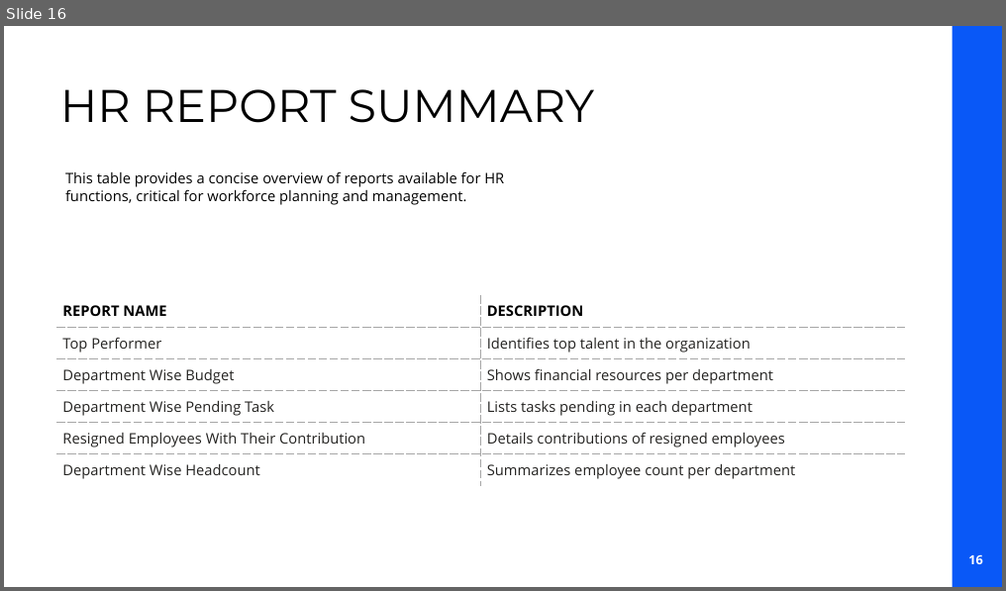
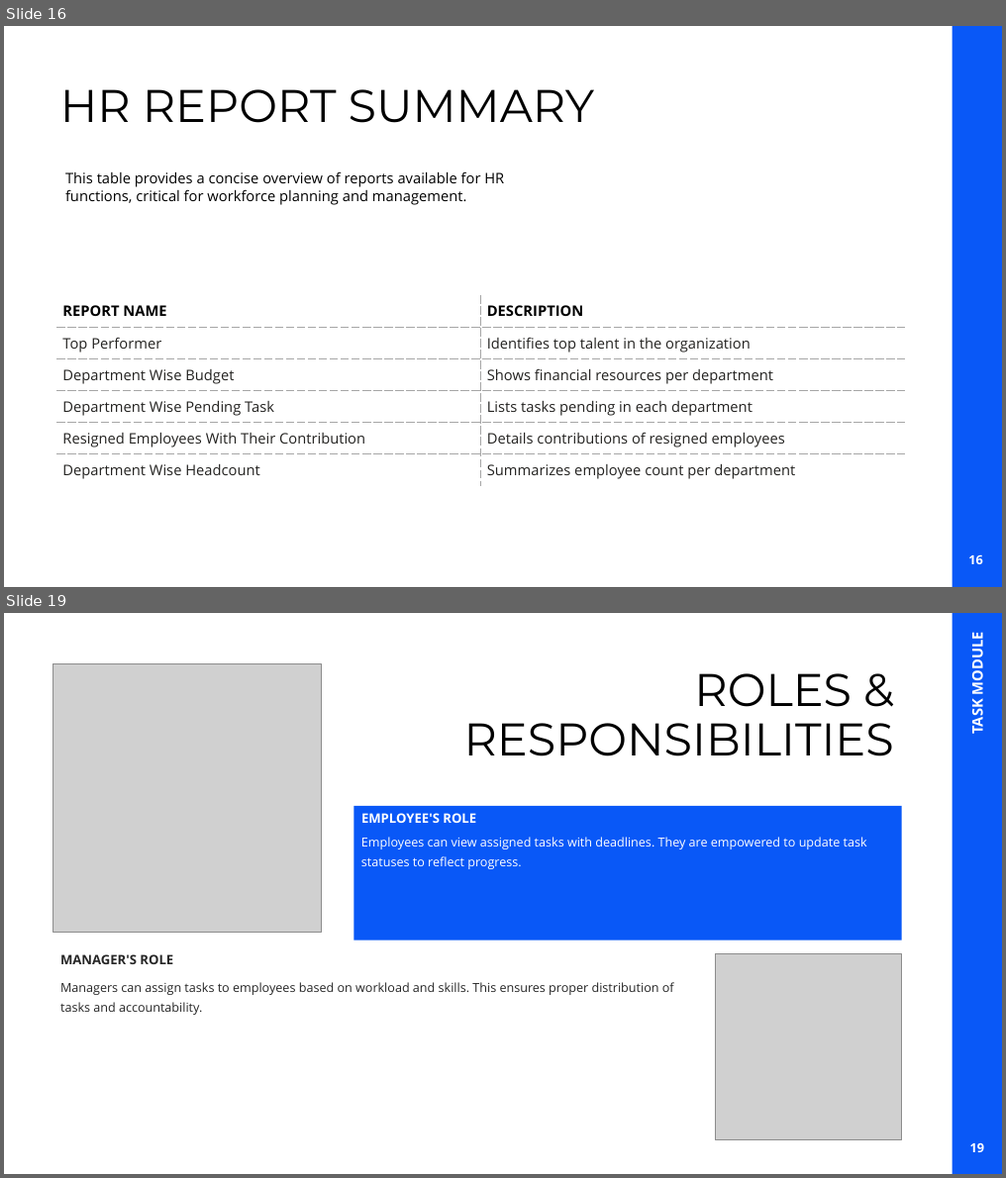
Before and after one commit to asifkotla/EmplManagementSystem, a slide deck: PowerPoint Presentation/EMPLOYEE MANAGEMENT SYSTEM.pptx. Shown one above the other, each under a label of ours: slide 16 before the commit, slides 16 and 19 after it; the slides between them are not shown. The pictures are 1006x591 and 1006x1178 pixels, drawn with LibreOffice and Linux fonts; fonts in the diff are those of the drawing; grey boxes stand for pictures; background and template pictures are left out. Boxes give left, top, right and bottom in pixels: in the first picture for what was removed or moved away, otherwise in the second. Text is boxed around its words. In the diff, an @@ line names an element or a change of style, - is before the commit and + after.

```diff
--- a/PowerPoint Presentation/EMPLOYEE MANAGEMENT SYSTEM.pptx
+++ b/PowerPoint Presentation/EMPLOYEE MANAGEMENT SYSTEM.pptx
@@ slide 19 added at [4,613,1002,1174], background #FFFFFF; not listed: 1 template element that a slide beside it also shows @@
@@ text added at [967,638,987,734], 14 pt, text #FFFFFF, bold @@
+TASK MODULE
@@ picture added at [54,663,322,933] @@
@@ title added at [464,673,894,757], 44 pt, text #000000 @@
+ROLES & RESPONSIBILITIES
@@ rectangle added at [354,806,902,941], fill #0958F7 @@
@@ text added at [361,813,476,823], 12.5 pt, text #FFFFFF, bold @@
+EMPLOYEE'S ROLE
@@ text added at [361,837,867,869], 12 pt, text #FFFFFF @@
+Employees can view assigned tasks with deadlines. They are empowered to update task statuses to reflect progress.
@@ text added at [60,955,173,964], 12.5 pt, text #262626, bold @@
+MANAGER'S ROLE
@@ picture added at [715,954,902,1140] @@
@@ text added at [60,982,674,1015], 12 pt, text #262626 @@
+Managers can assign tasks to employees based on workload and skills. This ensures proper distribution of tasks and accountability.
@@ rectangle added at [746,1146,933,1165], fill #FFFFFF, outline #FFFFFF 1 pt @@
@@ page number added at [970,1144,985,1153], 12.1 pt, text #FFFFFF, bold @@
+19
```
Also in this commit, not shown: 17 other slides changed, 6 other slides added, 1 other file.
